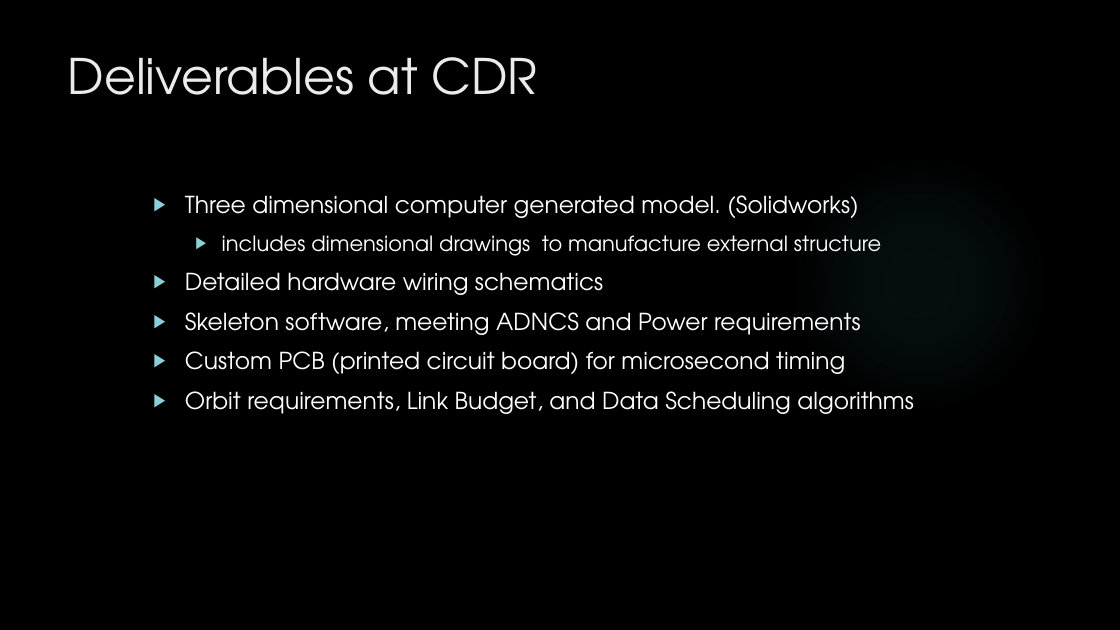
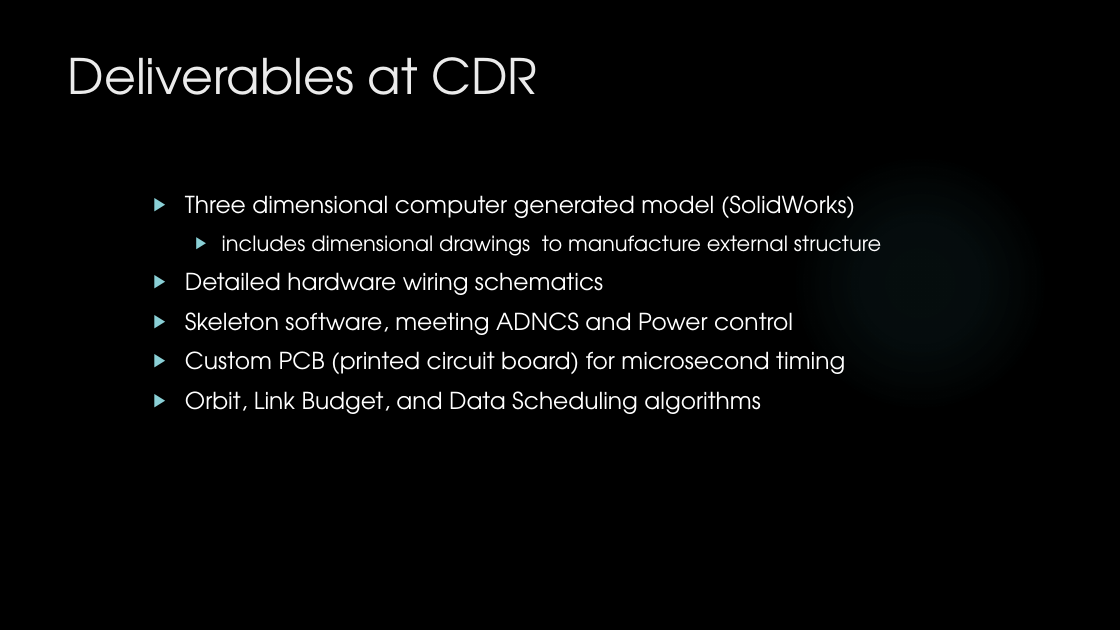
Before and after one commit to HASP-UMN/CubeSat, a slide deck: slide 31 of Presentations/PDR_Presentation.pptx (slide 30 before the commit). Drawn at 1120x630 pixels with LibreOffice and Linux fonts; fonts in the diff are those of the drawing; background and template pictures are left out. Boxes give left, top, right and bottom in pixels: in the first picture for what was removed or moved away, otherwise in the second. Text is boxed around its words. In the diff, an @@ line names an element or a change of style, - is before the commit and + after.

```diff
--- a/Presentations/PDR_Presentation.pptx
+++ b/Presentations/PDR_Presentation.pptx
@@ text at [185,195,855,218]: text changed @@
-▶ Three dimensional computer generated model. (Solidworks)
+▶ Three dimensional computer generated model (SolidWorks)
@@ text at [185,312,793,335]: text changed @@
-▶ Skeleton software, meeting ADNCS and Power requirements
+▶ Skeleton software, meeting ADNCS and Power control
@@ text at [185,391,761,414]: text changed @@
-▶ Orbit requirements, Link Budget, and Data Scheduling algorithms
+▶ Orbit, Link Budget, and Data Scheduling algorithms
```
Also in this commit, not shown: 7 other slides changed, 1 slide added, 1 other file.
